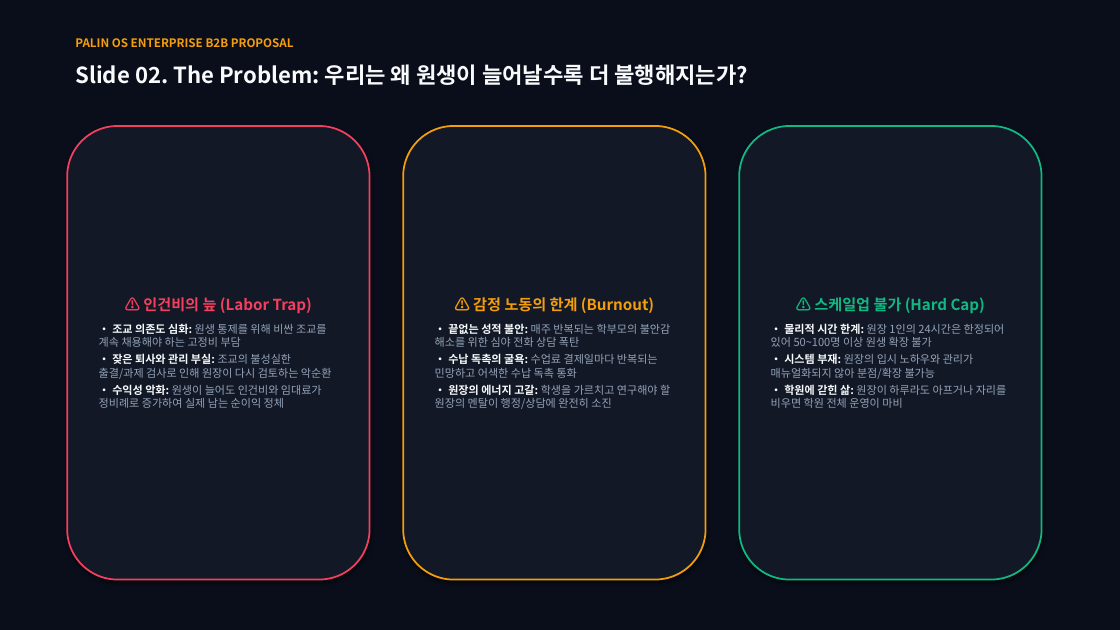
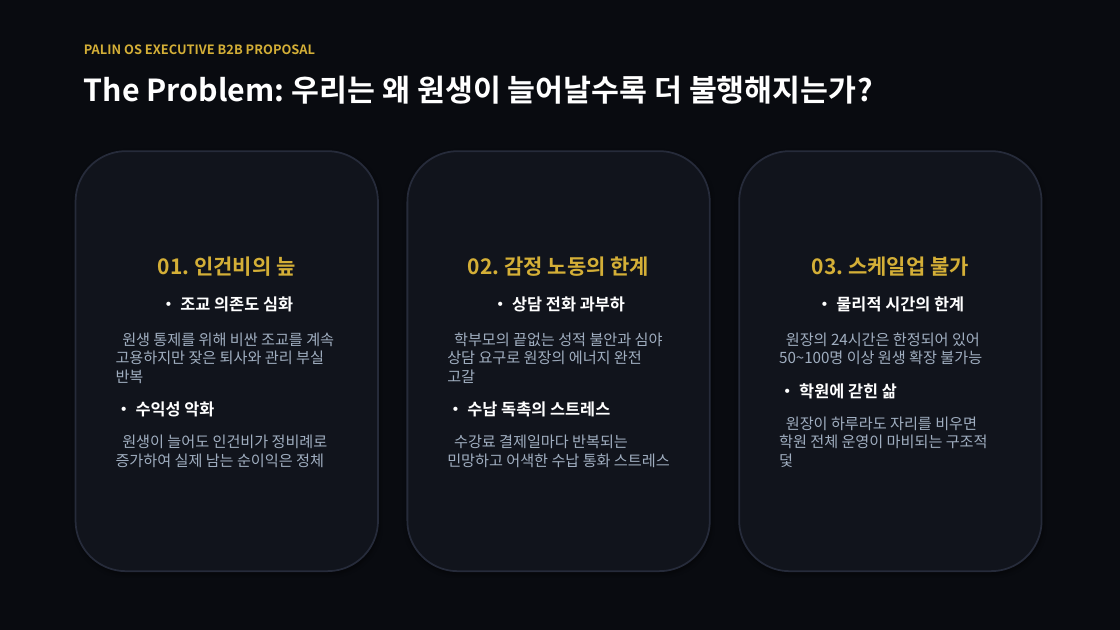
Before and after one commit to cheol-hun-kim/PALIN, a slide deck: slide 2 of PALIN_OS_B2B_Director_Proposal.pptx. Drawn at 1120x630 pixels with LibreOffice and Linux fonts; fonts in the diff are those of the drawing. Boxes give left, top, right and bottom in pixels: in the first picture for what was removed or moved away, otherwise in the second. Text is boxed around its words. In the diff, an @@ line names an element or a change of style, - is before the commit and + after.

Commit message:
style: Minimalist luxury executive aesthetic (20 slides, heavy obsidian+gold, large typography)

```diff
--- a/PALIN_OS_B2B_Director_Proposal.pptx
+++ b/PALIN_OS_B2B_Director_Proposal.pptx
@@ rectangle at [0,0,1120,630]: fill #0A0E1A to #090B10 @@
@@ text at [84,44,315,54]: text changed; size 10 to 11 pt; text colour #F59E0B to #D4AF37 @@
-PALIN OS ENTERPRISE B2B PROPOSAL
+PALIN OS EXECUTIVE B2B PROPOSAL
@@ text at [84,75,873,104]: text changed; size 19 to 26 pt; text colour #F8FAFC to #FFFFFF @@
-Slide 02. The Problem: 우리는 왜 원생이 늘어날수록 더 불행해지는가?
+The Problem: 우리는 왜 원생이 늘어날수록 더 불행해지는가?
@@ rounded rectangle "01. 인건비의 늪": place and size @@
-rounded rectangle "01. 인건비의 늪" at [67,126,370,580]
+rounded rectangle "01. 인건비의 늪" at [76,151,378,571]
@@ rounded rectangle "01. 인건비의 늪" at [76,151,378,571]: fill #121826 to #11141C; outline #F43F5E 1.5 pt to #262B3A 1.5 pt @@
@@ rounded rectangle "02. 감정 노동의 한계": place and size @@
-rounded rectangle "02. 감정 노동의 한계" at [403,126,706,580]
+rounded rectangle "02. 감정 노동의 한계" at [408,151,710,571]
@@ rounded rectangle "02. 감정 노동의 한계" at [408,151,710,571]: fill #121826 to #11141C; outline #F59E0B 1.5 pt to #262B3A 1.5 pt @@
@@ rounded rectangle "03. 스케일업 불가": place and size @@
-rounded rectangle "03. 스케일업 불가" at [739,126,1042,580]
+rounded rectangle "03. 스케일업 불가" at [739,151,1042,571]
@@ rounded rectangle "03. 스케일업 불가" at [739,151,1042,571]: fill #121826 to #11141C; outline #10B981 1.5 pt to #262B3A 1.5 pt @@
@@ text in rounded rectangle at [116,256,334,467]: text changed; size 9.5 to 13 pt; text colour #94A3B8 to #A0AEC0 @@
-⚠️ 인건비의 늪 (Labor Trap)
-• 조교 의존도 심화: 원생 통제를 위해 비싼 조교를 계속 채용해야 하는 고정비 부담
-• 잦은 퇴사와 관리 부실: 조교의 불성실한 출결/과제 검사로 인해 원장이 다시 검토하는 악순환
-• 수익성 악화: 원생이 늘어도 인건비와 임대료가 정비례로 증가하여 실제 남는 순이익 정체
+01. 인건비의 늪
+• 조교 의존도 심화
+원생 통제를 위해 비싼 조교를 계속 고용하지만 잦은 퇴사와 관리 부실 반복
+• 수익성 악화
+원생이 늘어도 인건비가 정비례로 증가하여 실제 남는 순이익은 정체
@@ text in rounded rectangle at [447,256,670,467]: text changed; size 9.5 to 13 pt; text colour #94A3B8 to #A0AEC0 @@
-⚠️ 감정 노동의 한계 (Burnout)
-• 끝없는 성적 불안: 매주 반복되는 학부모의 불안감 해소를 위한 심야 전화 상담 폭탄
-• 수납 독촉의 굴욕: 수업료 결제일마다 반복되는 민망하고 어색한 수납 독촉 통화
-• 원장의 에너지 고갈: 학생을 가르치고 연구해야 할 원장의 멘탈이 행정/상담에 완전히 소진
+02. 감정 노동의 한계
+• 상담 전화 과부하
+학부모의 끝없는 성적 불안과 심야 상담 요구로 원장의 에너지 완전 고갈
+• 수납 독촉의 스트레스
+수강료 결제일마다 반복되는 민망하고 어색한 수납 통화 스트레스
@@ text in rounded rectangle at [779,256,988,467]: text changed; size 9.5 to 13 pt; text colour #94A3B8 to #A0AEC0 @@
-⚠️ 스케일업 불가 (Hard Cap)
-• 물리적 시간 한계: 원장 1인의 24시간은 한정되어 있어 50~100명 이상 원생 확장 불가
-• 시스템 부재: 원장의 입시 노하우와 관리가 매뉴얼화되지 않아 분점/확장 불가능
-• 학원에 갇힌 삶: 원장이 하루라도 아프거나 자리를 비우면 학원 전체 운영이 마비
+03. 스케일업 불가
+• 물리적 시간의 한계
+원장의 24시간은 한정되어 있어 50~100명 이상 원생 확장 불가능
+• 학원에 갇힌 삶
+원장이 하루라도 자리를 비우면 학원 전체 운영이 마비되는 구조적 덫
```
Also in this commit, not shown: 15 other slides changed, 4 slides added, 1 other file.
